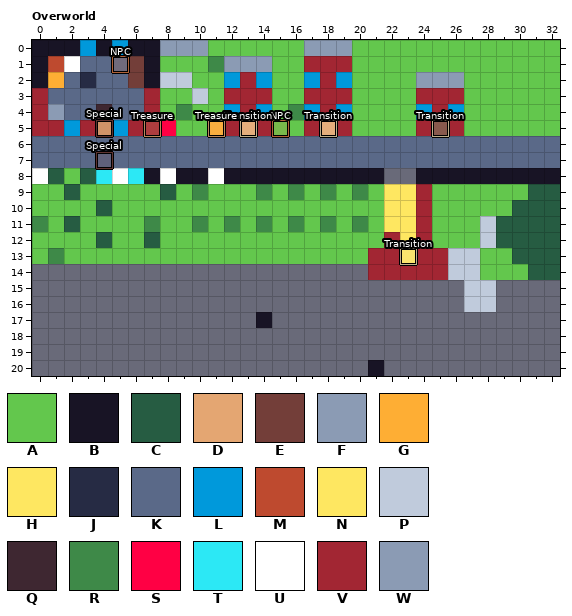
Level history. LDtk project: maps.ldtk. Above, as it was before the edit.
Cells are 16x16 px. Shown: Overworld x 0..32, y 0..20.
Key: from "Tiles": A 1 "grass", B 2 "wall", C 4 "tree", D 5 "door", E 6 "gate", F 7 "mountain", G 8 "treasure", H 9 "stairs_down", J 10 "stairs_up", K 11 "floor", L 12 "window", M 13 "table", N 14 "sand", P 15 "rocks", Q 16 "bridge", R 18 "grass2", S 20 "mailbox", T 21 "fountain", U 22 "streetlight", V 23 "brick", W 24 "cornice".
_ is an empty cell.
Layer "Tiles" before, first column x 0:
 0 BBBLBLBBFFFAAAAAAWWWAAAAAAAAAAAAA
 1 BMUKKKEBAAARWWWAAVVVAAAAAAAAAAAAA
 2 BGKJKKEBPPAALVLAALVLAAAAWWWAAAAAA
 3 VKKKKKKVAAPAVVVAAVVVAAAAVVVAAAAAA
 4 VWKKQKKVARAALVLARLVLAAAALVLAAAAAA
 5 VVLVDLVVSAAGVDVAAVDVAAAAVEVAAAAAA
 6 KKKKKKKKKKKKKKKKKKKKKKKKKKKKKKKKK
 7 KKKKKKKKKKKKKKKKKKKKKKKKKKKKKKKKK
 8 UCACTUTBUBBUBBBBBBBBBB__BBBBBBBBB
 9 AACAAAAACARAAARARARARANNVAAAAAACC
10 AAAACAAAAAAAAAAAAAAAAANNVAAAAACCC
11 RACAAAARAARARARARARARANNVAAAPCCCC
12 AAAACAACAAAAAAAAAAAAAAVNVAAAPCCCC
13 ARAAAAAAAAAAAAAAAAAAAVVHVVPPAACCC
14 _____________________VVVVVPPAAACC
15 ___________________________PP____
16 ___________________________PP____
17 ______________B__________________
18 _________________________________
19 _________________________________
20 _____________________B___________
Once edited:
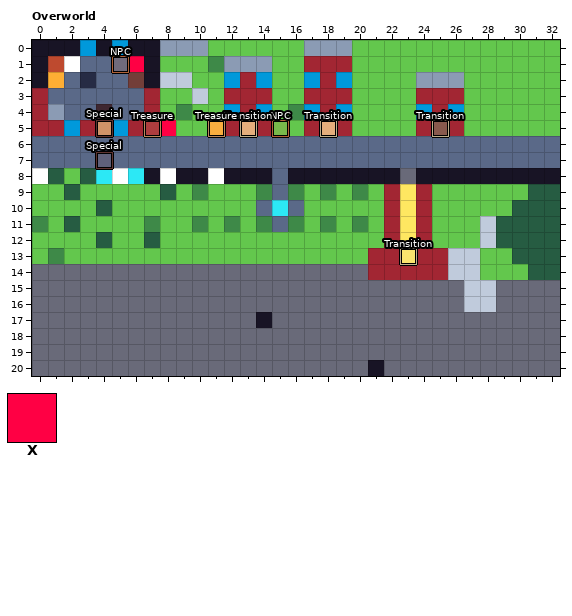
Further tiles: from "Tiles": X 25 "bed".
From old to new:
Layer "Tiles":
y 1: x 6 E -> X
y 8: x 15 B -> K; x 22 _ -> B
y 9: x 15 A -> K; x 22 N -> V
y 10: x 14..16 AAA -> KTK; x 22 N -> V
y 11: x 15 A -> K; x 22 N -> V
Boxes around the changes in both pictures, in picture pixels (x1, y1, x2, y2):
changed: (130, 56, 144, 72)
changed: (256, 168, 304, 232)
changed: (384, 168, 400, 232)
